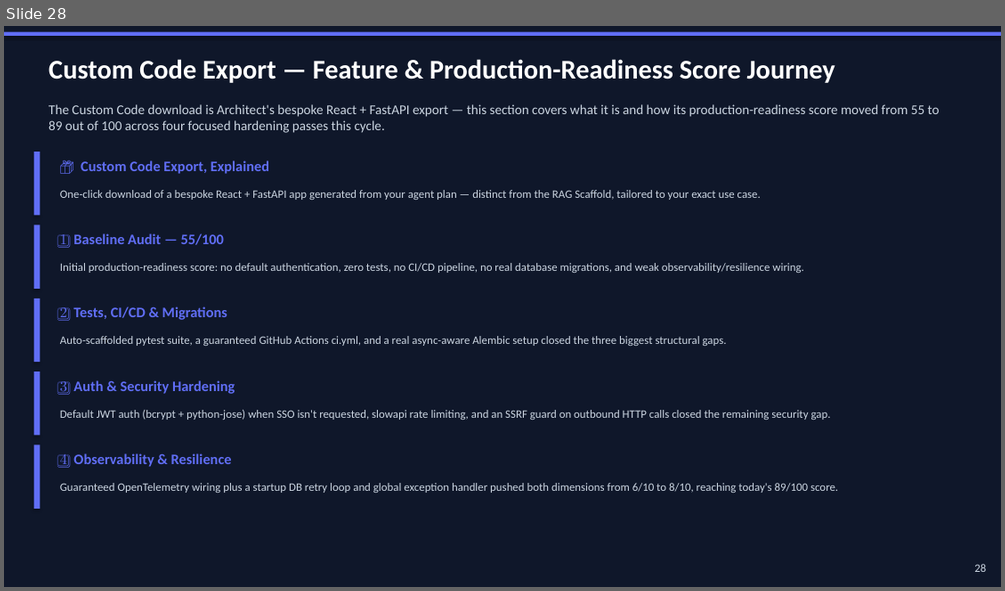
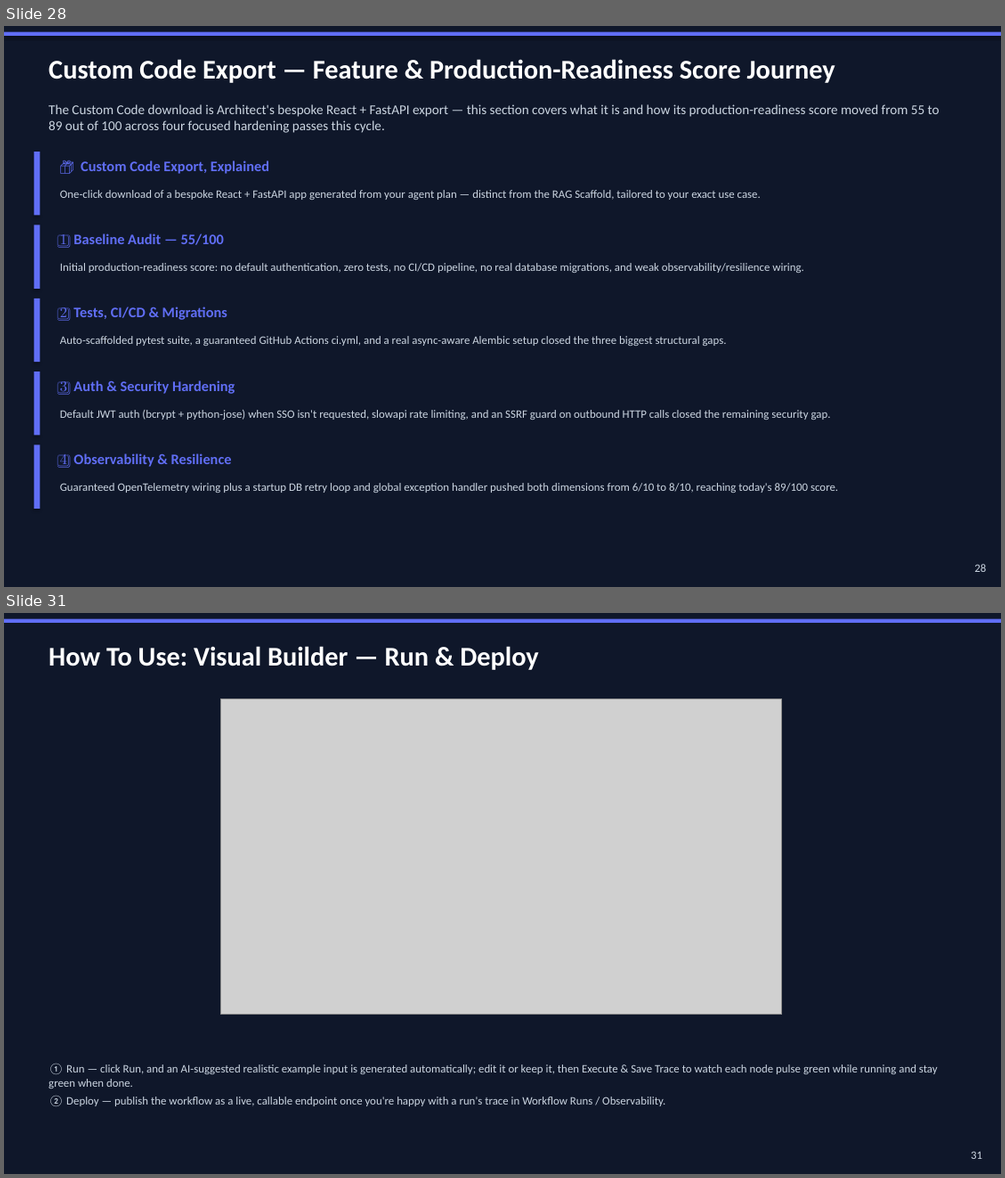
Before and after one commit to nsureshmanikandan/AgentForge, a slide deck: docs/AgentForge-PresentationV8.pptx. Shown one above the other, each under a label of ours: slide 28 before the commit, slides 28 and 31 after it; the slides between them are not shown. The pictures are 1005x591 and 1005x1178 pixels, drawn with LibreOffice and Linux fonts; fonts in the diff are those of the drawing; grey boxes stand for pictures. Boxes give left, top, right and bottom in pixels: in the first picture for what was removed or moved away, otherwise in the second. Text is boxed around its words. In the diff, an @@ line names an element or a change of style, - is before the commit and + after.

Commit message:
Add screenshot-based usage guide for the core build flow to presentation
Added 5 new slides with live screenshots (captured via Playwright against
the running app) and step-by-step "how to use" captions for the features
built/changed this session:

- Visual Builder: Templates panel + Auto-Build (NL -> workflow generation)
- Visual Builder: Agent Config (Local Model / Azure GPT-5.4-mini per-agent
  dropdown) + Export Code
- Visual Builder: Run dialog (AI-suggested input) + Deploy
- Architect (Prompt-to-Agent) + Agent Studio (agent list/management)
- Playground: Test Agent screen with the Suggest button and accurate
  per-agent model display

Deck is now 34 slides; verified page numbers are sequential end-to-end.

```diff
--- a/docs/AgentForge-PresentationV8.pptx
+++ b/docs/AgentForge-PresentationV8.pptx
@@ slide 31 added at box(4, 613, 1001, 1174), background #FFFFFF @@
@@ rectangle added at box(4, 613, 1001, 1174), fill #0F172A @@
@@ rectangle added at box(4, 619, 1001, 623), fill #606EF5 @@
@@ text added at box(48, 646, 539, 670), 26 pt, text #FFFFFF, bold @@
+How To Use: Visual Builder — Run & Deploy
@@ picture added at box(221, 699, 782, 1014) @@
@@ text added at box(48, 1063, 938, 1106), 11 pt, text #CBD5E1 @@
+① Run — click Run, and an AI-suggested realistic example input is generated automatically; edit it or keep it, then Execute & Save Trace to watch each node pulse green while running and stay green when done.
+② Deploy — publish the workflow as a live, callable endpoint once you're happy with a run's trace in Workflow Runs / Observability.
@@ text added at box(971, 1151, 982, 1159), 11 pt, text #CBD5E1 @@
+31
```
Also in this commit, not shown: 4 slides changed, 4 other slides added.
